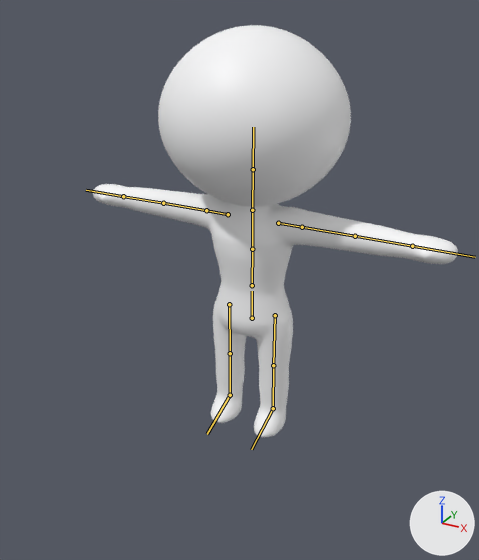
The FBX model Assets/GeneratedModels/Chibi_Base_Rigged.fbx, before and after one commit.
Rendered twice from a 50 mm lens placed at (1.86, -3.55, 2.84), pointed at (0.16, -0.46, 1.29). Arrows for +X, +Y and +Z are at lower right; the lights stay in place. The older version comes first. The bones that change, and the others that lie on the model, are drawn over the model as lines.

Names of what the first picture shows: 'Chibi_Base_Head', 'Chibi_Base_Mesh'.
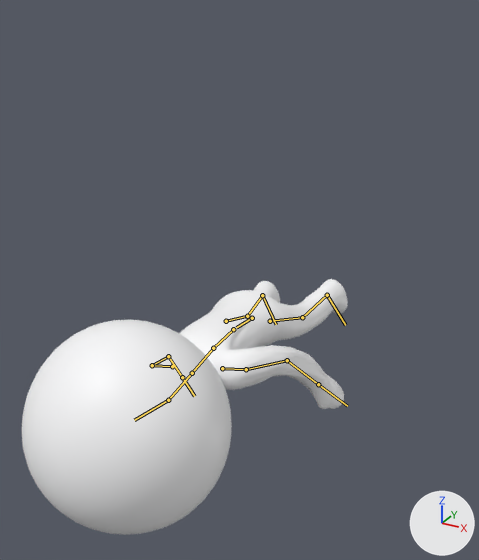
The newer file adds an action. The first version stands in its rest pose; the second is drawn at frame 31 of the action 'Chibi_Base_Rig|Death'.

Where the change shows, as pixel boxes [x1, y1, x2, y2] in the pictures (479 x 560 px):
'Chibi_Base_Head', posed (9% wider, 19% taller): before [158, 25, 351, 206]; after [22, 320, 232, 535]
'Chibi_Base_Mesh', posed: before [93, 184, 458, 437]; after [179, 279, 348, 409]
bone 'Hips', root to tip: before (252, 318) to (252, 291); after (252, 318) to (236, 327)
bone 'Spine', root to tip: before (252, 285) to (252, 249); after (233, 329) to (213, 348)
bone 'Chest', root to tip: before (252, 249) to (252, 209); after (213, 348) to (191, 373)
bone 'Head', root to tip: before (253, 169) to (253, 127); after (168, 400) to (134, 420)
bone 'LeftUpperArm', root to tip: before (302, 227) to (355, 236); after (246, 369) to (287, 360)
bone 'LeftLowerArm', root to tip: before (355, 236) to (412, 246); after (287, 360) to (318, 384)
bone 'RightUpperArm', root to tip: before (206, 210) to (163, 203); after (152, 365) to (168, 356)
bone 'RightLowerArm', root to tip: before (163, 203) to (123, 196); after (168, 356) to (182, 377)
bone 'LeftUpperLeg', root to tip: before (275, 315) to (273, 365); after (270, 321) to (302, 317)
bone 'LeftLowerLeg', root to tip: before (273, 365) to (273, 408); after (302, 317) to (327, 295)
bone 'RightUpperLeg', root to tip: before (229, 304) to (230, 353); after (226, 321) to (247, 316)
bone 'RightLowerLeg', root to tip: before (230, 353) to (230, 395); after (247, 316) to (262, 295)

Patch to the scene script:
```diff
--- a/Assets/GeneratedModels/Chibi_Base_Rigged.fbx.py
+++ b/Assets/GeneratedModels/Chibi_Base_Rigged.fbx.py
@@ bone_hips @@
 bone_hips = bpy.data.objects['Chibi_Base_Rig'].pose.bones['Hips']  # child of 'Root'
-bone_hips.location = (0.0, 0.0, 0.0)
-bone_hips.rotation_quaternion = (1.0, 0.0, 0.0, 0.0)  # degrees (0, 0, 0)
+bone_hips.location = (0.0, -0.28, -0.5)
+bone_hips.rotation_quaternion = (0.738, 0.664, 0.082, 0.091)  # degrees (84, 0, 14)
@@ bone_spine @@
 bone_spine = bpy.data.objects['Chibi_Base_Rig'].pose.bones['Spine']  # child of 'Hips'
-bone_spine.rotation_quaternion = (1.0, 0.0, 0.0, 0.0)  # degrees (0, 0, 0)
+bone_spine.rotation_quaternion = (0.998, 0.07, 0.0, 0.0)  # degrees (8, 0, 0)
@@ bone_chest @@
 bone_chest = bpy.data.objects['Chibi_Base_Rig'].pose.bones['Chest']  # child of 'Spine'
-bone_chest.rotation_quaternion = (1.0, 0.0, 0.0, 0.0)  # degrees (0, 0, 0)
+bone_chest.rotation_quaternion = (0.999, 0.052, 0.0, 0.0)  # degrees (6, 0, 0)
@@ bone_head @@
 bone_head = bpy.data.objects['Chibi_Base_Rig'].pose.bones['Head']  # child of 'Neck'
-bone_head.rotation_quaternion = (1.0, 0.0, 0.0, 0.0)  # degrees (0, 0, 0)
+bone_head.rotation_quaternion = (0.958, -0.126, 0.257, 0.034)  # degrees (-15, 30, 0)
@@ bone_leftupperarm @@
 bone_leftupperarm = bpy.data.objects['Chibi_Base_Rig'].pose.bones['LeftUpperArm']  # child of 'LeftShoulder'
-bone_leftupperarm.rotation_quaternion = (1.0, 0.0, 0.0, 0.0)  # degrees (0, 0, 0)
+bone_leftupperarm.rotation_quaternion = (0.775, -0.594, -0.172, -0.132)  # degrees (-75, -25, 0)
@@ bone_leftlowerarm @@
 bone_leftlowerarm = bpy.data.objects['Chibi_Base_Rig'].pose.bones['LeftLowerArm']  # child of 'LeftUpperArm'
-bone_leftlowerarm.rotation_quaternion = (1.0, 0.0, 0.0, 0.0)  # degrees (0, 0, 0)
+bone_leftlowerarm.rotation_quaternion = (0.954, 0.0, 0.0, -0.301)  # degrees (0, 0, -35)
@@ bone_rightupperarm @@
 bone_rightupperarm = bpy.data.objects['Chibi_Base_Rig'].pose.bones['RightUpperArm']  # child of 'RightShoulder'
-bone_rightupperarm.rotation_quaternion = (1.0, 0.0, 0.0, 0.0)  # degrees (0, 0, 0)
+bone_rightupperarm.rotation_quaternion = (0.8, -0.56, 0.177, 0.124)  # degrees (-70, 25, 0)
@@ bone_rightlowerarm @@
 bone_rightlowerarm = bpy.data.objects['Chibi_Base_Rig'].pose.bones['RightLowerArm']  # child of 'RightUpperArm'
-bone_rightlowerarm.rotation_quaternion = (1.0, 0.0, 0.0, 0.0)  # degrees (0, 0, 0)
+bone_rightlowerarm.rotation_quaternion = (0.954, 0.0, 0.0, 0.301)  # degrees (0, 0, 35)
@@ bone_leftupperleg @@
 bone_leftupperleg = bpy.data.objects['Chibi_Base_Rig'].pose.bones['LeftUpperLeg']  # child of 'Hips'
-bone_leftupperleg.rotation_quaternion = (1.0, 0.0, 0.0, 0.0)  # degrees (0, 0, 0)
+bone_leftupperleg.rotation_quaternion = (0.99, -0.122, 0.009, -0.069)  # degrees (-14, 0, -8)
@@ bone_leftlowerleg @@
 bone_leftlowerleg = bpy.data.objects['Chibi_Base_Rig'].pose.bones['LeftLowerLeg']  # child of 'LeftUpperLeg'
-bone_leftlowerleg.rotation_quaternion = (1.0, 0.0, 0.0, 0.0)  # degrees (0, 0, 0)
+bone_leftlowerleg.rotation_quaternion = (0.976, 0.216, 0.0, 0.0)  # degrees (25, 0, 0)
@@ bone_rightupperleg @@
 bone_rightupperleg = bpy.data.objects['Chibi_Base_Rig'].pose.bones['RightUpperLeg']  # child of 'Hips'
-bone_rightupperleg.rotation_quaternion = (1.0, 0.0, 0.0, 0.0)  # degrees (0, 0, 0)
+bone_rightupperleg.rotation_quaternion = (0.992, -0.104, -0.007, 0.069)  # degrees (-12, 0, 8)
@@ bone_rightlowerleg @@
 bone_rightlowerleg = bpy.data.objects['Chibi_Base_Rig'].pose.bones['RightLowerLeg']  # child of 'RightUpperLeg'
-bone_rightlowerleg.rotation_quaternion = (1.0, 0.0, 0.0, 0.0)  # degrees (0, 0, 0)
+bone_rightlowerleg.rotation_quaternion = (0.982, 0.191, 0.0, 0.0)  # degrees (22, 0, 0)
```
